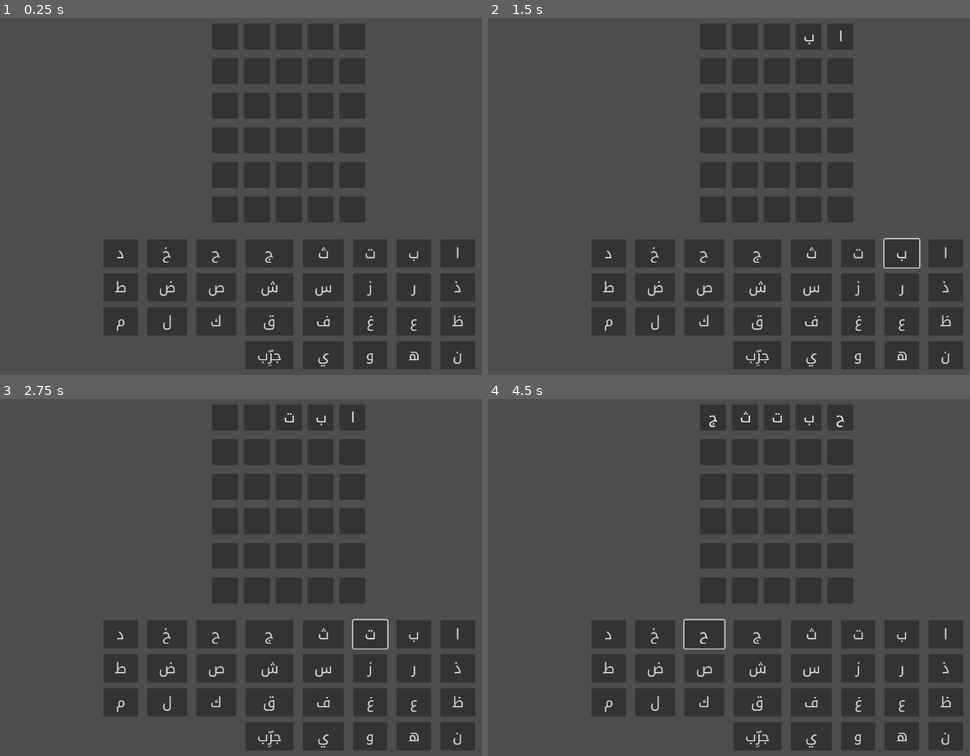
Above: before the commit, frames 1-4 (two rows, left to right).
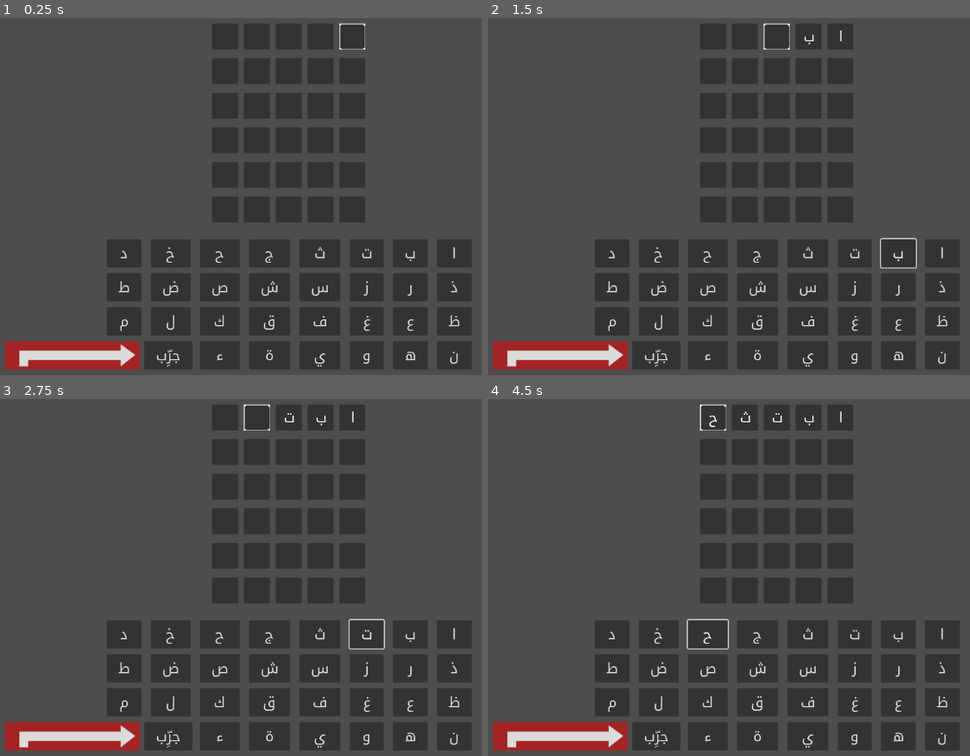
Above: after the commit, the same moments.

Repository: ammar-elmesaly/Kalimat
Game: Godot game, scene res://scenes/main.tscn
Two runs of this game, one before a commit and one after it. Both use one fixed random seed, a clock stepped at 60 frames per second and the inputs below.
Inputs:
- Up to frame 1 (0.25 s): no input
- Up to frame 2 (1.5 s): click "ا" at 0.5 s; click "ب" at 1.25 s
- Up to frame 3 (2.75 s): click "ت" at 2 s
- Up to frame 4 (4.5 s): click "ث" at 2.75 s; click "ج" at 3.5 s; click "ح" at 4.25 s

The runs differ from the first frame. In frame 1, 7.4% of the frame differs, in the area x 1-99%, y 1-99%; in frame 2, 7.5%; in frame 3, 7.5%; in frame 4, 7.6%.

Commit message:
Add delete button and more complex check system but still incomplete

Diff:
--- a/project.godot
+++ b/project.godot
@@ -17,5 +17,6 @@
 
 [rendering]
 
+textures/canvas_textures/default_texture_filter=2
 renderer/rendering_method="gl_compatibility"
 renderer/rendering_method.mobile="gl_compatibility"
--- a/scenes/main.tscn
+++ b/scenes/main.tscn
@@ -1,8 +1,9 @@
-[gd_scene load_steps=7 format=3 uid="uid://vsb4akym35c"]
+[gd_scene load_steps=11 format=3 uid="uid://vsb4akym35c"]
 
 [ext_resource type="Script" path="res://scripts/main.gd" id="1_hkxhb"]
 [ext_resource type="Texture2D" uid="uid://b57locmlwn6r1" path="res://resources/empty_slot.png" id="1_xslwc"]
 [ext_resource type="FontFile" uid="uid://bfb8f7ty8ty6y" path="res://resources/Noto_Kufi_Arabic/NotoKufiArabic-VariableFont_wght.ttf" id="2_5x7mt"]
+[ext_resource type="Texture2D" uid="uid://v2gt2gqqgsx0" path="res://resources/delete.png" id="4_xy1eb"]
 
 [sub_resource type="StyleBoxTexture" id="StyleBoxTexture_70r5x"]
 texture = ExtResource("1_xslwc")
@@ -18,6 +19,15 @@
 texture = ExtResource("1_xslwc")
 texture_margin_left = 20.0
 texture_margin_right = 20.0
+
+[sub_resource type="StyleBoxTexture" id="StyleBoxTexture_e6fp8"]
+texture = ExtResource("4_xy1eb")
+
+[sub_resource type="StyleBoxTexture" id="StyleBoxTexture_tng7k"]
+texture = ExtResource("4_xy1eb")
+
+[sub_resource type="StyleBoxTexture" id="StyleBoxTexture_1sluw"]
+texture = ExtResource("4_xy1eb")
 
 [node name="main" type="Control"]
 layout_direction = 3
@@ -60,7 +70,7 @@
 [node name="slot_0" type="Control" parent="words/rows/row_0"]
 layout_mode = 2
 
-[node name="EmptySlot" type="Sprite2D" parent="words/rows/row_0/slot_0"]
+[node name="Slot" type="Sprite2D" parent="words/rows/row_0/slot_0"]
 texture = ExtResource("1_xslwc")
 
 [node name="Label" type="Label" parent="words/rows/row_0/slot_0"]
@@ -87,7 +97,7 @@
 [node name="slot_1" type="Control" parent="words/rows/row_0"]
 layout_mode = 2
 
-[node name="EmptySlot" type="Sprite2D" parent="words/rows/row_0/slot_1"]
+[node name="Slot" type="Sprite2D" parent="words/rows/row_0/slot_1"]
 texture = ExtResource("1_xslwc")
 
 [node name="Label" type="Label" parent="words/rows/row_0/slot_1"]
@@ -114,7 +124,7 @@
 [node name="slot_2" type="Control" parent="words/rows/row_0"]
 layout_mode = 2
 
-[node name="EmptySlot" type="Sprite2D" parent="words/rows/row_0/slot_2"]
+[node name="Slot" type="Sprite2D" parent="words/rows/row_0/slot_2"]
 texture = ExtResource("1_xslwc")
 
 [node name="Label" type="Label" parent="words/rows/row_0/slot_2"]
@@ -141,7 +151,7 @@
 [node name="slot_3" type="Control" parent="words/rows/row_0"]
 layout_mode = 2
 
-[node name="EmptySlot" type="Sprite2D" parent="words/rows/row_0/slot_3"]
+[node name="Slot" type="Sprite2D" parent="words/rows/row_0/slot_3"]
 texture = ExtResource("1_xslwc")
 
 [node name="Label" type="Label" parent="words/rows/row_0/slot_3"]
@@ -168,7 +178,7 @@
 [node name="slot_4" type="Control" parent="words/rows/row_0"]
 layout_mode = 2
 
-[node name="EmptySlot" type="Sprite2D" parent="words/rows/row_0/slot_4"]
+[node name="Slot" type="Sprite2D" parent="words/rows/row_0/slot_4"]
 texture = ExtResource("1_xslwc")
 
 [node name="Label" type="Label" parent="words/rows/row_0/slot_4"]
@@ -200,7 +210,7 @@
 [node name="slot_0" type="Control" parent="words/rows/row_1"]
 layout_mode = 2
 
-[node name="EmptySlot" type="Sprite2D" parent="words/rows/row_1/slot_0"]
+[node name="Slot" type="Sprite2D" parent="words/rows/row_1/slot_0"]
 texture = ExtResource("1_xslwc")
 
 [node name="Label" type="Label" parent="words/rows/row_1/slot_0"]
@@ -227,7 +237,7 @@
 [node name="slot_1" type="Control" parent="words/rows/row_1"]
 layout_mode = 2
 
-[node name="EmptySlot" type="Sprite2D" parent="words/rows/row_1/slot_1"]
+[node name="Slot" type="Sprite2D" parent="words/rows/row_1/slot_1"]
 texture = ExtResource("1_xslwc")
 
 [node name="Label" type="Label" parent="words/rows/row_1/slot_1"]
@@ -254,7 +264,7 @@
 [node name="slot_2" type="Control" parent="words/rows/row_1"]
 layout_mode = 2
 
-[node name="EmptySlot" type="Sprite2D" parent="words/rows/row_1/slot_2"]
+[node name="Slot" type="Sprite2D" parent="words/rows/row_1/slot_2"]
 texture = ExtResource("1_xslwc")
 
 [node name="Label" type="Label" parent="words/rows/row_1/slot_2"]
@@ -281,7 +291,7 @@
 [node name="slot_3" type="Control" parent="words/rows/row_1"]
 layout_mode = 2
 
-[node name="EmptySlot" type="Sprite2D" parent="words/rows/row_1/slot_3"]
+[node name="Slot" type="Sprite2D" parent="words/rows/row_1/slot_3"]
 texture = ExtResource("1_xslwc")
 
 [node name="Label" type="Label" parent="words/rows/row_1/slot_3"]
@@ -308,7 +318,7 @@
 [node name="slot_4" type="Control" parent="words/rows/row_1"]
 layout_mode = 2
 
-[node name="EmptySlot" type="Sprite2D" parent="words/rows/row_1/slot_4"]
+[node name="Slot" type="Sprite2D" parent="words/rows/row_1/slot_4"]
 texture = ExtResource("1_xslwc")
 
 [node name="Label" type="Label" parent="words/rows/row_1/slot_4"]
@@ -340,7 +350,7 @@
 [node name="slot_0" type="Control" parent="words/rows/row_2"]
 layout_mode = 2
 
-[node name="EmptySlot" type="Sprite2D" parent="words/rows/row_2/slot_0"]
+[node name="Slot" type="Sprite2D" parent="words/rows/row_2/slot_0"]
 texture = ExtResource("1_xslwc")
 
 [node name="Label" type="Label" parent="words/rows/row_2/slot_0"]
@@ -367,7 +377,7 @@
 [node name="slot_1" type="Control" parent="words/rows/row_2"]
 layout_mode = 2
 
-[node name="EmptySlot" type="Sprite2D" parent="words/rows/row_2/slot_1"]
+[node name="Slot" type="Sprite2D" parent="words/rows/row_2/slot_1"]
 texture = ExtResource("1_xslwc")
 
 [node name="Label" type="Label" parent="words/rows/row_2/slot_1"]
@@ -394,7 +404,7 @@
 [node name="slot_2" type="Control" parent="words/rows/row_2"]
 layout_mode = 2
 
-[node name="EmptySlot" type="Sprite2D" parent="words/rows/row_2/slot_2"]
+[node name="Slot" type="Sprite2D" parent="words/rows/row_2/slot_2"]
 texture = ExtResource("1_xslwc")
 
 [node name="Label" type="Label" parent="words/rows/row_2/slot_2"]
@@ -421,7 +431,7 @@
 [node name="slot_3" type="Control" parent="words/rows/row_2"]
 layout_mode = 2
 
-[node name="EmptySlot" type="Sprite2D" parent="words/rows/row_2/slot_3"]
+[node name="Slot" type="Sprite2D" parent="words/rows/row_2/slot_3"]
 texture = ExtResource("1_xslwc")
 
 [node name="Label" type="Label" parent="words/rows/row_2/slot_3"]
@@ -448,7 +458,7 @@
 [node name="slot_4" type="Control" parent="words/rows/row_2"]
 layout_mode = 2
 
-[node name="EmptySlot" type="Sprite2D" parent="words/rows/row_2/slot_4"]
+[node name="Slot" type="Sprite2D" parent="words/rows/row_2/slot_4"]
 texture = ExtResource("1_xslwc")
 
 [node name="Label" type="Label" parent="words/rows/row_2/slot_4"]
@@ -480,7 +490,7 @@
 [node name="slot_0" type="Control" parent="words/rows/row_3"]
 layout_mode = 2
 
-[node name="EmptySlot" type="Sprite2D" parent="words/rows/row_3/slot_0"]
+[node name="Slot" type="Sprite2D" parent="words/rows/row_3/slot_0"]
 texture = ExtResource("1_xslwc")
 
 [node name="Label" type="Label" parent="words/rows/row_3/slot_0"]
@@ -507,7 +517,7 @@
 [node name="slot_1" type="Control" parent="words/rows/row_3"]
 layout_mode = 2
 
-[node name="EmptySlot" type="Sprite2D" parent="words/rows/row_3/slot_1"]
+[node name="Slot" type="Sprite2D" parent="words/rows/row_3/slot_1"]
 texture = ExtResource("1_xslwc")
 
 [node name="Label" type="Label" parent="words/rows/row_3/slot_1"]
@@ -534,7 +544,7 @@
 [node name="slot_2" type="Control" parent="words/rows/row_3"]
 layout_mode = 2
 
-[node name="EmptySlot" type="Sprite2D" parent="words/rows/row_3/slot_2"]
+[node name="Slot" type="Sprite2D" parent="words/rows/row_3/slot_2"]
 texture = ExtResource("1_xslwc")
 
 [node name="Label" type="Label" parent="words/rows/row_3/slot_2"]
@@ -561,7 +571,7 @@
 [node name="slot_3" type="Control" parent="words/rows/row_3"]
 layout_mode = 2
 
-[node name="EmptySlot" type="Sprite2D" parent="words/rows/row_3/slot_3"]
+[node name="Slot" type="Sprite2D" parent="words/rows/row_3/slot_3"]
 texture = ExtResource("1_xslwc")
 
 [node name="Label" type="Label" parent="words/rows/row_3/slot_3"]
@@ -588,7 +598,7 @@
 [node name="slot_4" type="Control" parent="words/rows/row_3"]
 layout_mode = 2
 
-[node name="EmptySlot" type="Sprite2D" parent="words/rows/row_3/slot_4"]
+[node name="Slot" type="Sprite2D" parent="words/rows/row_3/slot_4"]
 texture = ExtResource("1_xslwc")
 
 [node name="Label" type="Label" parent="words/rows/row_3/slot_4"]
@@ -620,7 +630,7 @@
 [node name="slot_0" type="Control" parent="words/rows/row_4"]
 layout_mode = 2
 
-[node name="EmptySlot" type="Sprite2D" parent="words/rows/row_4/slot_0"]
+[node name="Slot" type="Sprite2D" parent="words/rows/row_4/slot_0"]
 texture = ExtResource("1_xslwc")
 
 [node name="Label" type="Label" parent="words/rows/row_4/slot_0"]
@@ -647,7 +657,7 @@
 [node name="slot_1" type="Control" parent="words/rows/row_4"]
 layout_mode = 2
 
-[node name="EmptySlot" type="Sprite2D" parent="words/rows/row_4/slot_1"]
+[node name="Slot" type="Sprite2D" parent="words/rows/row_4/slot_1"]
 texture = ExtResource("1_xslwc")
 
 [node name="Label" type="Label" parent="words/rows/row_4/slot_1"]
@@ -674,7 +684,7 @@
 [node name="slot_2" type="Control" parent="words/rows/row_4"]
 layout_mode = 2
 
-[node name="EmptySlot" type="Sprite2D" parent="words/rows/row_4/slot_2"]
+[node name="Slot" type="Sprite2D" parent="words/rows/row_4/slot_2"]
 texture = ExtResource("1_xslwc")
 
 [node name="Label" type="Label" parent="words/rows/row_4/slot_2"]
@@ -701,7 +711,7 @@
 [node name="slot_3" type="Control" parent="words/rows/row_4"]
 layout_mode = 2
 
-[node name="EmptySlot" type="Sprite2D" parent="words/rows/row_4/slot_3"]
+[node name="Slot" type="Sprite2D" parent="words/rows/row_4/slot_3"]
 texture = ExtResource("1_xslwc")
 
 [node name="Label" type="Label" parent="words/rows/row_4/slot_3"]
@@ -728,7 +738,7 @@
 [node name="slot_4" type="Control" parent="words/rows/row_4"]
 layout_mode = 2
 
-[node name="EmptySlot" type="Sprite2D" parent="words/rows/row_4/slot_4"]
+[node name="Slot" type="Sprite2D" parent="words/rows/row_4/slot_4"]
 texture = ExtResource("1_xslwc")
 
 [node name="Label" type="Label" parent="words/rows/row_4/slot_4"]
@@ -760,7 +770,7 @@
 [node name="slot_0" type="Control" parent="words/rows/row_5"]
 layout_mode = 2
 
-[node name="EmptySlot" type="Sprite2D" parent="words/rows/row_5/slot_0"]
+[node name="Slot" type="Sprite2D" parent="words/rows/row_5/slot_0"]
 texture = ExtResource("1_xslwc")
 
 [node name="Label" type="Label" parent="words/rows/row_5/slot_0"]
@@ -787,7 +797,7 @@
 [node name="slot_1" type="Control" parent="words/rows/row_5"]
 layout_mode = 2
 
-[node name="EmptySlot" type="Sprite2D" parent="words/rows/row_5/slot_1"]
+[node name="Slot" type="Sprite2D" parent="words/rows/row_5/slot_1"]
 texture = ExtResource("1_xslwc")
 
 [node name="Label" type="Label" parent="words/rows/row_5/slot_1"]
@@ -814,7 +824,7 @@
 [node name="slot_2" type="Control" parent="words/rows/row_5"]
 layout_mode = 2
 
-[node name="EmptySlot" type="Sprite2D" parent="words/rows/row_5/slot_2"]
+[node name="Slot" type="Sprite2D" parent="words/rows/row_5/slot_2"]
 texture = ExtResource("1_xslwc")
 
 [node name="Label" type="Label" parent="words/rows/row_5/slot_2"]
@@ -841,7 +851,7 @@
 [node name="slot_3" type="Control" parent="words/rows/row_5"]
 layout_mode = 2
 
-[node name="EmptySlot" type="Sprite2D" parent="words/rows/row_5/slot_3"]
+[node name="Slot" type="Sprite2D" parent="words/rows/row_5/slot_3"]
 texture = ExtResource("1_xslwc")
 
 [node name="Label" type="Label" parent="words/rows/row_5/slot_3"]
@@ -868,7 +878,7 @@
 [node name="slot_4" type="Control" parent="words/rows/row_5"]
 layout_mode = 2
 
-[node name="EmptySlot" type="Sprite2D" parent="words/rows/row_5/slot_4"]
+[node name="Slot" type="Sprite2D" parent="words/rows/row_5/slot_4"]
 texture = ExtResource("1_xslwc")
 
 [node name="Label" type="Label" parent="words/rows/row_5/slot_4"]
@@ -1173,8 +1183,29 @@
 theme_override_styles/normal = SubResource("StyleBoxTexture_snudb")
 text = "ي"
 
-[node name="check" type="Button" parent="keyboard/GridContainer"]
-layout_mode = 2
+[node name="key_28" type="Button" parent="keyboard/GridContainer"]
+layout_mode = 2
+theme_override_fonts/font = ExtResource("2_5x7mt")
+theme_override_font_sizes/font_size = 25
+theme_override_styles/hover = SubResource("StyleBoxTexture_70r5x")
+theme_override_styles/pressed = SubResource("StyleBoxTexture_scggn")
+theme_override_styles/normal = SubResource("StyleBoxTexture_snudb")
+text = "ة"
+
+[node name="key_29" type="Button" parent="keyboard/GridContainer"]
+layout_mode = 2
+theme_override_fonts/font = ExtResource("2_5x7mt")
+theme_override_font_sizes/font_size = 25
+theme_override_styles/hover = SubResource("StyleBoxTexture_70r5x")
+theme_override_styles/pressed = SubResource("StyleBoxTexture_scggn")
+theme_override_styles/normal = SubResource("StyleBoxTexture_snudb")
+text = "ء"
+
+[node name="check" type="Button" parent="keyboard"]
+layout_mode = 2
+offset_left = 167.5
+offset_top = -49.0
+offset_right = 250.5
 theme_override_fonts/font = ExtResource("2_5x7mt")
 theme_override_font_sizes/font_size = 25
 theme_override_styles/hover = SubResource("StyleBoxTexture_70r5x")
@@ -1182,4 +1213,15 @@
 theme_override_styles/normal = SubResource("StyleBoxTexture_snudb")
 text = "جرِّب"
 
-[connection signal="pressed" from="keyboard/GridContainer/check" to="." method="_on_check_pressed"]
+[node name="erase" type="Button" parent="keyboard"]
+custom_minimum_size = Vector2(233, 0)
+layout_mode = 2
+offset_left = 258.5
+offset_top = -49.0
+offset_right = 491.5
+theme_override_styles/hover = SubResource("StyleBoxTexture_e6fp8")
+theme_override_styles/pressed = SubResource("StyleBoxTexture_tng7k")
+theme_override_styles/normal = SubResource("StyleBoxTexture_1sluw")
+
+[connection signal="pressed" from="keyboard/check" to="." method="_on_check_pressed"]
+[connection signal="pressed" from="keyboard/erase" to="." method="_on_erase_pressed"]
--- a/scripts/main.gd
+++ b/scripts/main.gd
@@ -1,12 +1,20 @@
 extends Control
+
+@onready var empty = preload("res://resources/empty_slot.png")
+@onready var misplaced = preload("res://resources/misplaced_slot.png")
+@onready var right = preload("res://resources/right_slot.png")
+@onready var selected = preload("res://resources/selected_slot.png")
+@onready var wrong = preload("res://resources/wrong_slot.png")
+const WORDLENGTH = 5
 
 var row = 0
 var col = 0
-var word = "مقاتل"
-var guessed_word = ["", "", "", "", ""]
+var word = "طاووس"
+var guessedWordArray = ["", "", "", "", ""]
 
 func _ready() -> void:
-	for i in range(28):
+	get_node("words/rows").get_child(row).get_child(col).get_node("Slot").texture = selected
+	for i in range(30):
 		var key = get_node("keyboard/GridContainer/key_" + str(i))
 		key.pressed.connect(_on_key_pressed.bind(key.text))
 func _process(delta: float) -> void:
@@ -14,18 +22,46 @@
 
 
 func _on_key_pressed(letter : String) -> void:
-	col %= 5
-	get_node("words/rows").get_child(row).get_child(col).get_node("Label").text = letter
-	guessed_word[col] = letter
-	col += 1
+	var slot = get_node("words/rows").get_child(row).get_child(col)
+	slot.get_node("Label").text = letter
+	slot.get_node("Slot").texture = empty
+	guessedWordArray[col] = letter
+	if (col != WORDLENGTH - 1):
+		col += 1
+	slot = get_node("words/rows").get_child(row).get_child(col)
+	slot.get_node("Slot").texture = selected
 
 
 func _on_check_pressed() -> void:
-	if ("".join(guessed_word) == word):
+	var guessedWord = "".join(guessedWordArray)
+	const alphabet = "ابتثجحخدذرزسشصضطظعغفقكلمنهوي"
+
+	for i in range(WORDLENGTH):
+		var slotSprite = get_node("words/rows").get_child(row).get_child(i).get_node("Slot")
+		var alphabetIndex = alphabet.find(guessedWordArray[i])
+		if word.contains(guessedWordArray[i]):
+			if i == word.find(guessedWordArray[i], i):
+				slotSprite.texture = right
+			else:
+				slotSprite.texture = misplaced
+		else:
+			slotSprite.texture = wrong
+	if (guessedWord == word):
 		print("You win!")
-	else:
-		row += 1
-		col = 0
-		print("Wrong guess")
-		if row > 5:
-			print("You Lose")
+
+	col = 0
+	row += 1
+	if row > 5:
+		print("you lose")
+		return
+	var slot = get_node("words/rows").get_child(row).get_child(col)
+	slot.get_node("Slot").texture = selected
+
+func _on_erase_pressed() -> void:
+	var slot = get_node("words/rows").get_child(row).get_child(col)
+	slot.get_node("Label").text = ""
+	slot.get_node("Slot").texture = empty
+	if (col != 0):
+		col -= 1
+	slot = get_node("words/rows").get_child(row).get_child(col)
+	slot.get_node("Slot").texture = selected
Binary file added: resources/delete.png
Not shown, added: resources/delete.png.import
Binary file added: resources/selected_slot.png
Not shown, added: resources/selected_slot.png.import
Not shown, added: resources/delete.xcf
